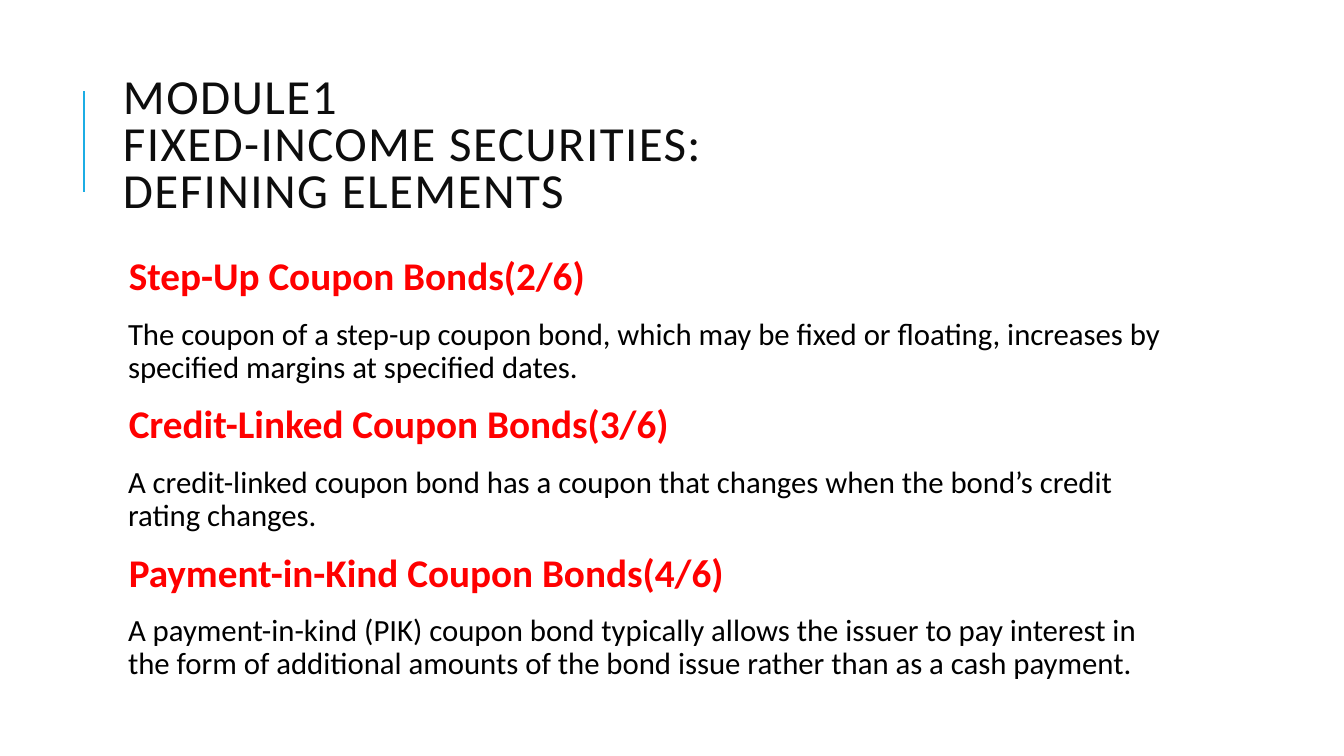
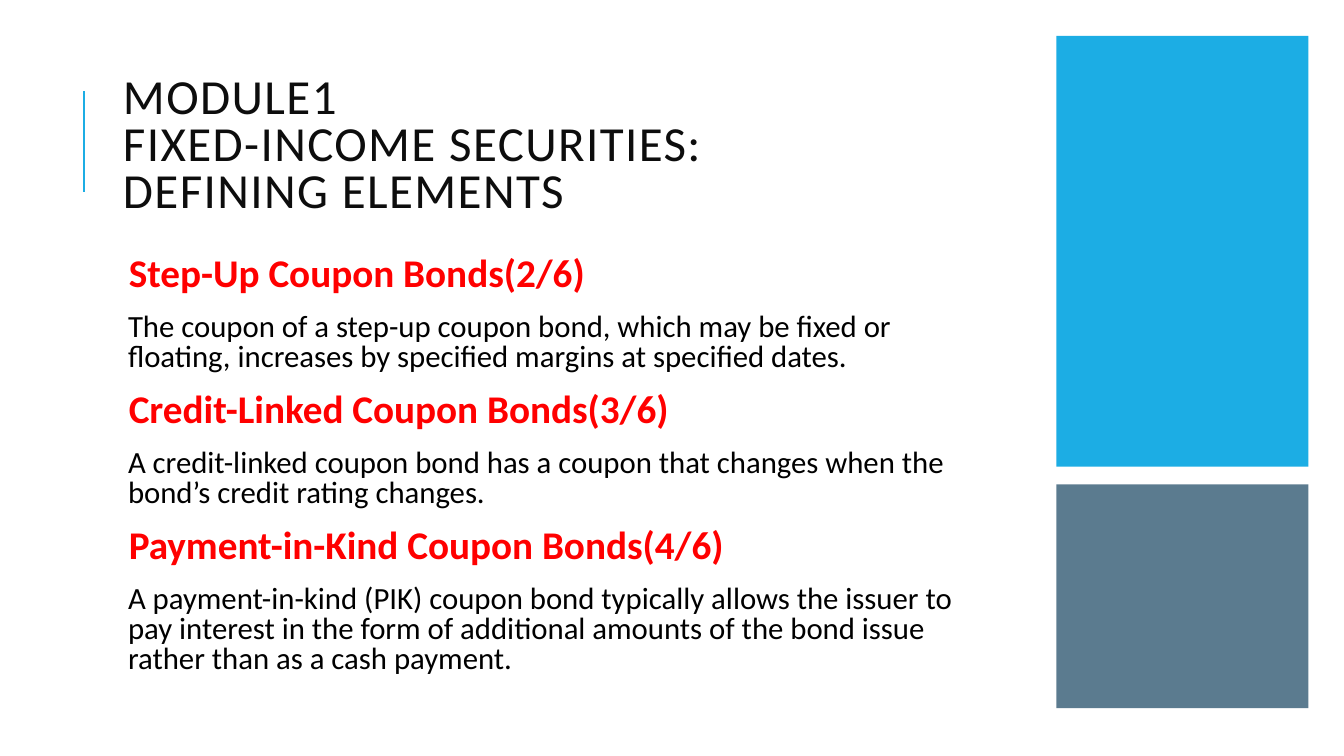
Before and after one commit to Isco0530/data, a slide deck: slide 37 of Fixed Income.pptx. Drawn at 1344x756 pixels with LibreOffice and Linux fonts; fonts in the diff are those of the drawing. Boxes give left, top, right and bottom in pixels: in the first picture for what was removed or moved away, otherwise in the second. Text is boxed around its words. In the diff, an @@ line names an element or a change of style, - is before the commit and + after.

```diff
--- a/Fixed Income.pptx
+++ b/Fixed Income.pptx
@@ rectangle added at [1057, 36, 1309, 467], fill #1CADE4 @@
@@ text "Step-Up Coupon Bonds(2/6)" at [128, 258, 952, 674]: line spacing 0.9 to 0.8 @@
@@ rectangle added at [1057, 485, 1309, 709], fill #335B74 at 80% opacity @@
```
Also in this commit, not shown: 6 other slides changed, 1 slide removed.
